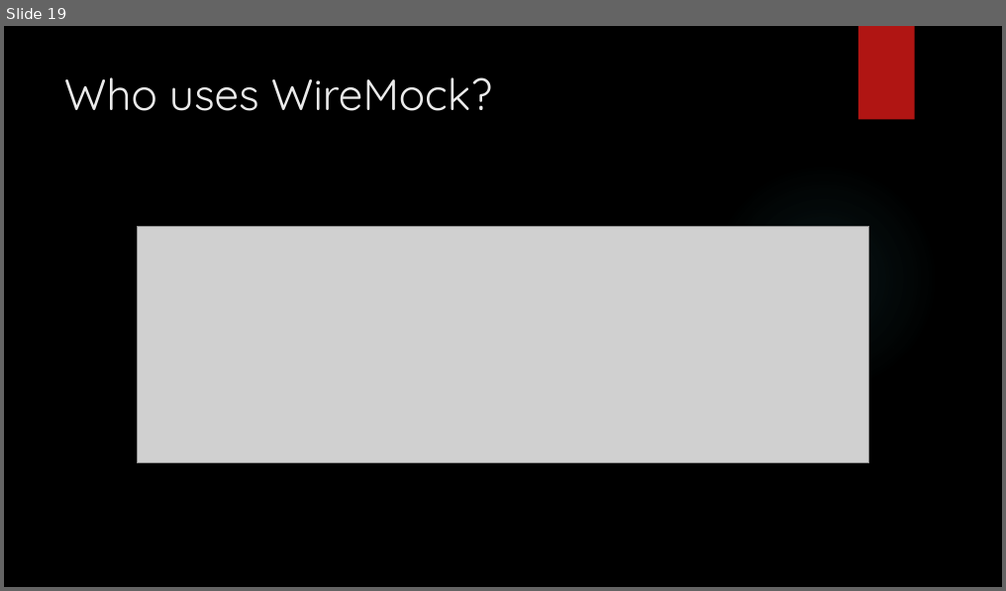
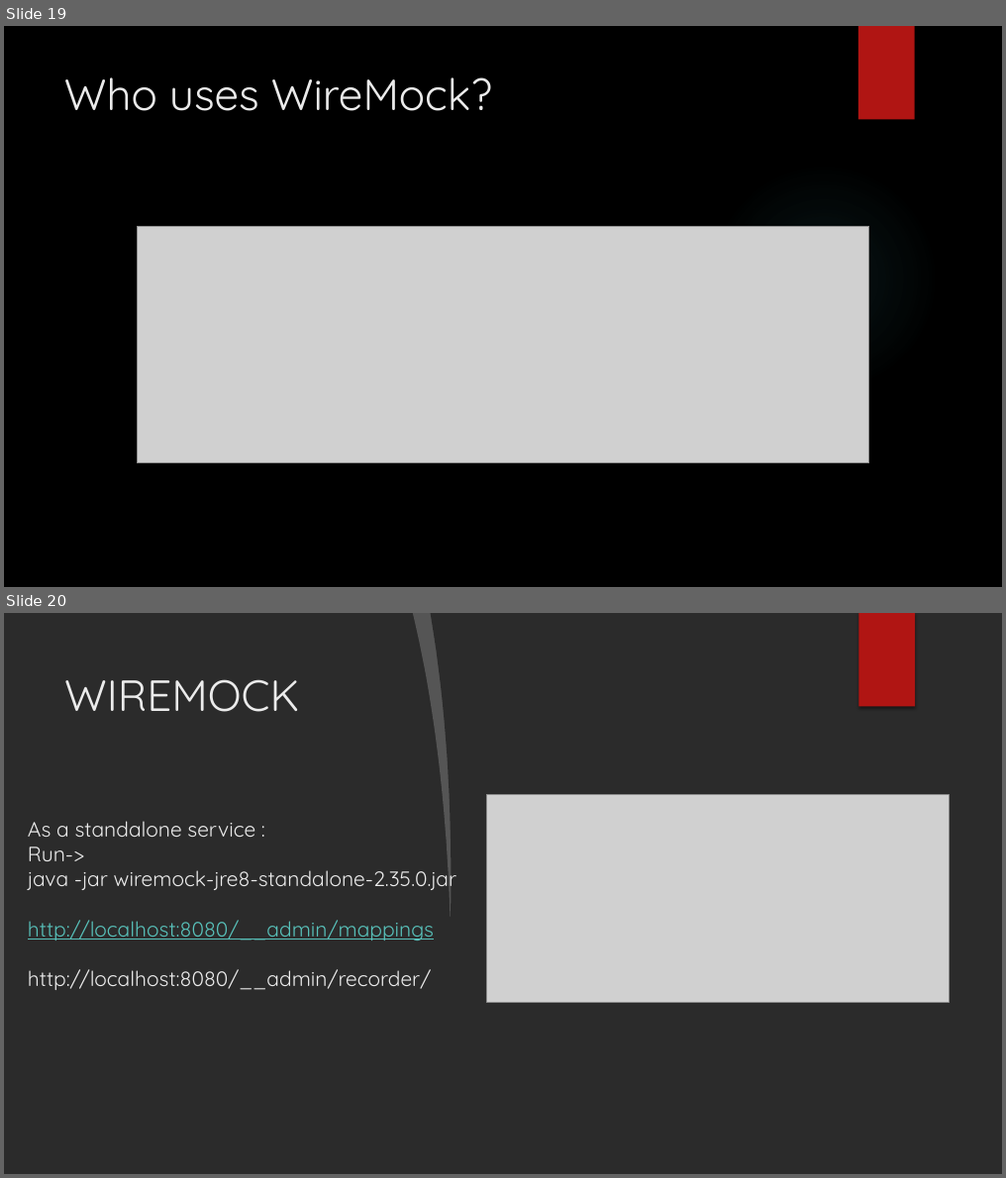
Before and after one commit to SubhajitSaha7/Angular, a slide deck: WireMock_DFSSubhajitSaha.pptx. Shown one above the other, each under a label of ours: slide 19 before the commit, slides 19 and 20 after it. The pictures are 1006x591 and 1006x1178 pixels, drawn with LibreOffice and Linux fonts; fonts in the diff are those of the drawing; grey boxes stand for pictures; background and template pictures are left out; a plain dark background stands for a picture behind light text. Boxes give left, top, right and bottom in pixels: in the first picture for what was removed or moved away, otherwise in the second. Text is boxed around its words. In the diff, an @@ line names an element or a change of style, - is before the commit and + after.

```diff
--- a/WireMock_DFSSubhajitSaha.pptx
+++ b/WireMock_DFSSubhajitSaha.pptx
@@ slide 20 added at (4, 613, 1002, 1174), background picture (left out); not listed: 1 template element that a slide beside it also shows @@
@@ freeform shape added at (413, 613, 458, 917), fill #FFFFFF at 20% opacity @@
@@ freeform shape added at (430, 613, 1002, 1174), fill #FFFFFF @@
@@ rectangle added at (859, 613, 915, 707), fill #B01513 @@
@@ title added at (64, 679, 299, 712), 42 pt, text #EBEBEB @@
+WIREMOCK
@@ ellipse added at (709, 750, 939, 980), fill gradient #F3F3F3 @@
@@ picture added at (487, 795, 948, 1002) @@
@@ text added at (28, 821, 457, 990), 20 pt, text #EBEBEB @@
+As a standalone service :
+Run->
+java -jar wiremock-jre8-standalone-2.35.0.jar
+http://localhost:8080/__admin/mappings
+http://localhost:8080/__admin/recorder/
```
Also in this commit, not shown: 1 slide changed, 3 other slides added.
